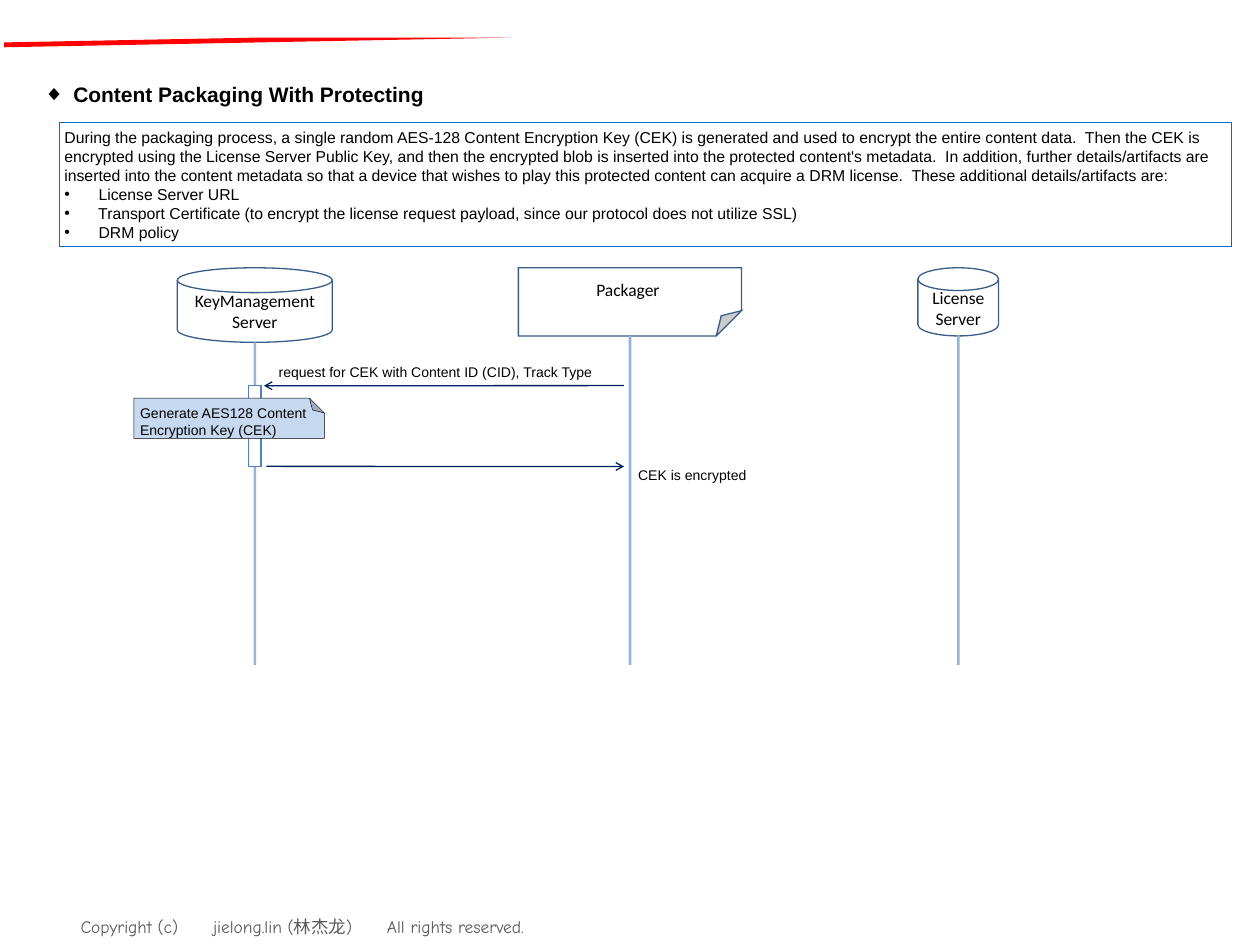
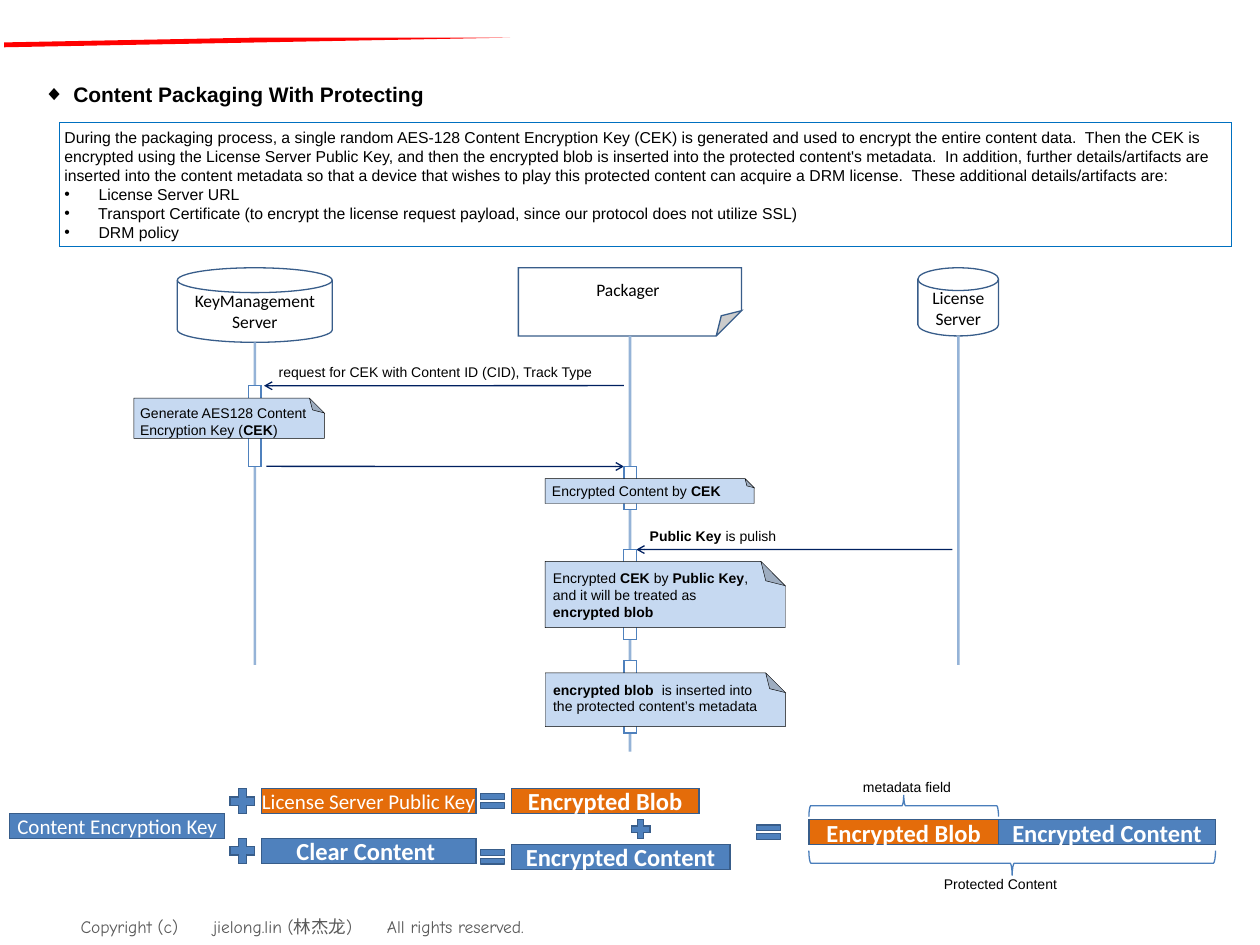
Before and after one commit to qq1624646454/philipstv_tpv, a slide deck: slide 4 of Drm_Mechanism.ppt. Drawn at 1260x945 pixels with LibreOffice and Linux fonts; fonts in the diff are those of the drawing; background and template pictures are left out. Boxes give left, top, right and bottom in pixels: in the first picture for what was removed or moved away, otherwise in the second. Text is boxed around its words. In the diff, an @@ line names an element or a change of style, - is before the commit and + after.

```diff
--- a/Drm_Mechanism.ppt
+++ b/Drm_Mechanism.ppt
@@ line moved from (630, 336) - (630, 665) to (630, 336) - (630, 752) @@
@@ text at <box>140,425,277,438</box>: bold on in "(CEK)" @@
@@ folded corner added at <box>546,479,755,504</box>, fill #C6D9F1, outline #000000 0.26 pt @@
@@ rectangle added at <box>624,466,636,509</box>, fill #FFFFFF, outline #4F81BD 0.74 pt @@
@@ text added at <box>552,486,721,499</box>, 8 pt, text #000000 @@
+Encrypted Content by CEK
@@ text at <box>650,531,777,544</box>: text changed; bold on @@
-CEK is encrypted
+Public Key is pulish
@@ folded corner added at <box>546,561,786,627</box>, fill #C6D9F1, outline #000000 0.26 pt @@
@@ rectangle added at <box>624,549,636,640</box>, fill #FFFFFF, outline #4F81BD 0.74 pt @@
@@ arrow added from (953, 549) to (636, 549), #002060 0.74 pt @@
@@ text added at <box>553,573,749,620</box>, 8 pt, text #000000 @@
+Encrypted CEK by Public Key,
+and it will be treated as
+encrypted blob
@@ folded corner added at <box>546,673,786,727</box>, fill #C6D9F1, outline #000000 0.26 pt @@
@@ text added at <box>553,685,758,714</box>, 8 pt, text #000000 @@
+encrypted blob is inserted into
+the protected content’s metadata
@@ rectangle added at <box>624,660,636,732</box>, fill #FFFFFF, outline #4F81BD 0.74 pt @@
@@ plus added at <box>231,789,256,814</box>, fill #4F81BD, outline #385D8A 0.74 pt @@
@@ rectangle added at <box>261,789,476,814</box>, fill #E46C0A, outline #385D8A 0.74 pt, 12 pt, text #FFFFFF @@
+License Server Public Key
@@ freeform shape added at <box>476,789,509,814</box>, fill #4F81BD, outline #385D8A 0.74 pt @@
@@ rectangle added at <box>512,789,699,814</box>, fill #E46C0A, outline #385D8A 0.74 pt, 14 pt, text #FFFFFF, bold @@
+Encrypted Blob
@@ freeform shape added at <box>809,795,999,816</box>, outline #4A7EBB 0.74 pt @@
@@ text added at <box>863,782,951,792</box>, 8 pt, text #000000 @@
+metadata field
@@ rectangle added at <box>10,814,226,839</box>, fill #4F81BD, outline #385D8A 0.74 pt, 12 pt, text #FFFFFF @@
+Content Encryption Key
@@ plus added at <box>231,838,256,863</box>, fill #4F81BD, outline #385D8A 0.74 pt @@
@@ rectangle added at <box>261,838,476,863</box>, fill #4F81BD, outline #385D8A 0.74 pt, 14 pt, text #FFFFFF, bold @@
+Clear Content
@@ plus added at <box>631,820,650,839</box>, fill #4F81BD, outline #385D8A 0.74 pt @@
@@ freeform shape added at <box>752,820,785,845</box>, fill #4F81BD, outline #385D8A 0.74 pt @@
@@ rectangle added at <box>809,820,999,845</box>, fill #E46C0A, outline #385D8A 0.74 pt, 14 pt, text #FFFFFF, bold @@
+Encrypted Blob
@@ rectangle added at <box>999,820,1216,845</box>, fill #4F81BD, outline #385D8A 0.74 pt, 14 pt, text #FFFFFF, bold @@
+Encrypted Content
@@ freeform shape added at <box>476,844,509,869</box>, fill #4F81BD, outline #385D8A 0.74 pt @@
@@ rectangle added at <box>512,844,731,869</box>, fill #4F81BD, outline #385D8A 0.74 pt, 14 pt, text #FFFFFF, bold @@
+Encrypted Content
@@ freeform shape added at <box>808,851,1215,876</box>, outline #4A7EBB 0.74 pt @@
@@ text added at <box>944,879,1057,889</box>, 8 pt, text #000000 @@
+Protected Content
```
Also in this commit, not shown: 4 other slides changed, 1 slide added.
